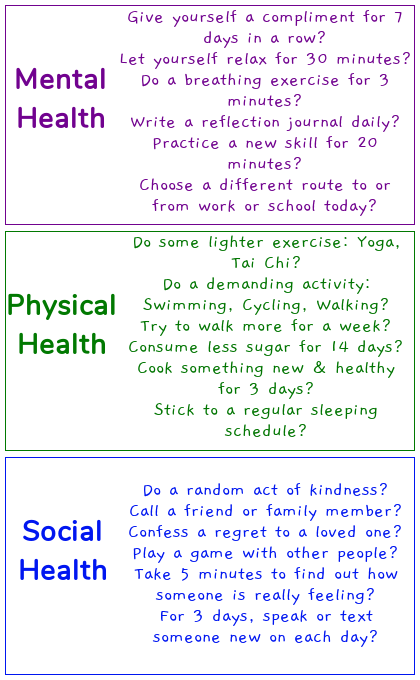
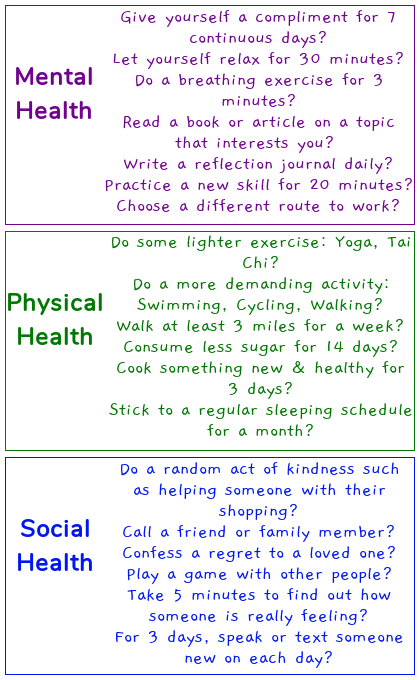
Comparing the layer stacks of the two (420, 680) images. Changes:
painted on "Mental Health" over [16, 67, 105, 128]
painted on "Mental Health Text" over [105, 10, 412, 216]
painted on "Physical Health" over [8, 293, 115, 354]
painted on "Physical Health Text" over [109, 235, 412, 437]
painted on "Social Health" over [18, 519, 107, 580]
painted on "Social Health Text" over [116, 462, 403, 668]
